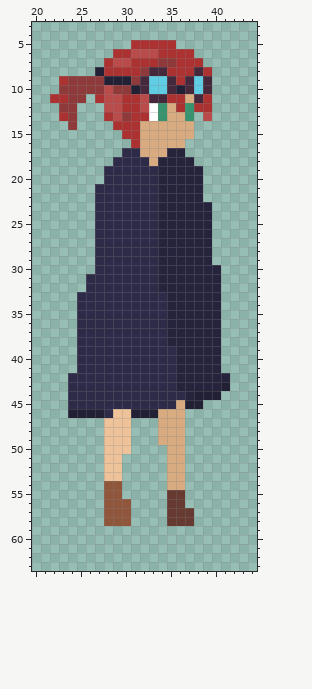
Two versions of one pixel-art file, Assets/Visuals/Hero/Hero.aseprite. This is how it looked before the edit.
64x64 pixels, 1 frame. Shown: x 20..44, y 3..63.
And afterwards:
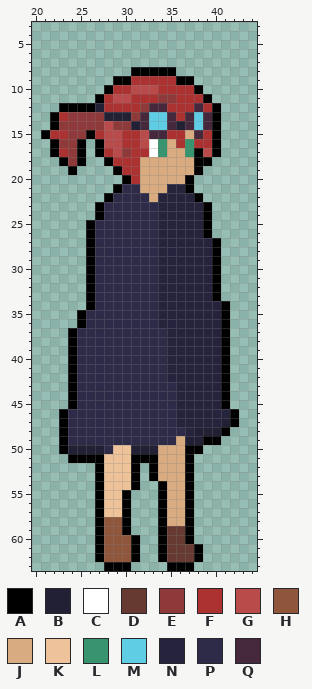
Palette (. is transparent): A #000000  B #222034  C #ffffff  D #663931  E #8f3a3a  F #ac3232  G #ba4b4b  H #8f563b  J #d8ab81  K #eec39a  L #37946e  M #5fcde4  N #26233d  P #2e2b49  Q #45283c
Changes in this commit:
layer "Сплющений" added
layer "Head" removed
layer "Cape" removed
layer "LegL" removed
layer "LegR" removed
y 5: x 31..35 FFFFF -> .....
y 6: x 29..37 FFGGGFFFF -> .........
y 7: x 28..38 FGGFFFEEFFF -> ...........
y 8: x 27..39 BFFFFEQQFFFQF -> ....AAAAA....
y 9: x 23..39 FEEEEBBBEQMMQFQMQ -> ......AAFFFFFAA..
y 10: x 23..39 EEEEEGEEBQMMQBQMQ -> .....AFFGGGFFFFA.
y 11: x 22..25 FFEE -> ....; x 27..28 FG -> AF; x 30 F -> G; x 32..35 GQQF -> FFEE; x 37..39 JQF -> FFA
y 12: x 23..29 EE...GG -> AAAABFF; x 32..35 GCLJ -> EQQF; x 37..38 LF -> FQ; x 40 . -> A
y 13: x 22 . -> A; x 25..40 ...FGEFFCLJJL.G. -> EEEBBBEQMMQFQMQA
y 14: x 22..23 .. -> AE; x 25..40 ....FFFJJJJJJ... -> EEEGEEBQMMQBQMQA
y 15: x 21..29 ......... -> AFFEEAFGG; x 32..36 JJJJJ -> GQQFF; x 38..40 ... -> QFA
y 16: x 22..25 .... -> AEEA; x 27..30 .... -> AGGF; x 32..34 JJJ -> GCL; x 36..40 J.... -> FLFFA
y 17: x 22..25 .... -> AFEA; x 27..40 ...PPJJJNN.... -> AFGEFFCLJJLAGA
y 18: x 23..25 ... -> AEA; x 28..32 .PPPP -> AFFFJ; x 34..39 NNNN.. -> JJJJAA
y 19: x 24 . -> A; x 28..38 PPPPPPNNNNN -> .AFFJJJJJJA
y 20: x 28..38 PPPPPPNNNNN -> ..AFJJJJJA.
y 21: x 27..29 PPP -> ..A; x 32..34 PPN -> JJJ; x 37..38 NN -> A.
y 22: x 27..28 PP -> .A; x 33 P -> J; x 38 N -> A
y 23..24: x 27 P -> A; x 39 N -> A
y 25..26: x 26 . -> A; x 39 N -> A
y 27..29: x 26 . -> A; x 40 . -> A
y 30: x 26 . -> A; x 40 N -> A
y 31..32: x 26 P -> A; x 40 N -> A
y 33: x 25..26 PP -> .A; x 34 P -> N; x 40 N -> A
y 34: x 25..26 PP -> .A; x 34 P -> N; x 41 . -> A
y 35..36: x 25 P -> A; x 34 P -> N; x 41 . -> A
y 37..38: x 24 . -> A; x 41 . -> A
y 39..41: x 24 . -> A; x 35 P -> N; x 41 . -> A
y 42: x 24 P -> A; x 35 P -> N; x 41 N -> A
y 43: x 24 P -> A; x 41 B -> A
y 44: x 24 P -> A; x 36 P -> N; x 38..41 BBB. -> NNNA
y 45: x 24 P -> A; x 36..41 JBB... -> NNNNNA
y 46: x 23..27 .BBBB -> APPPP; x 29..42 KKBBBJJJ...... -> PPPPPPPNNNNNNA
y 47: x 23..42 .....KKK...JJJ...... -> APPPPPPPPPPPPNNNNNBA
y 48: x 23..41 .....KKK...JJJ..... -> APPPPPPPPPPPPPNBBBA
y 49: x 23..35 .....KKK...JJ -> APPPPPPPPPPPP; x 37..40 .... -> BBAA
y 50: x 23..28 .....K -> ABBBBP; x 31..34 .... -> BBBJ; x 37..38 .. -> AA
y 51: x 24..27 .... -> AAAA; x 30..34 ..... -> KAAAJ; x 37 . -> A
y 52..53: x 27 . -> A; x 30..31 .. -> KA; x 33..34 .. -> AJ; x 37 . -> A
y 54: x 27..31 .HH.. -> AKKKA; x 34 . -> A; x 37 . -> A
y 55: x 27..30 .HH. -> AKKA; x 34..37 .DD. -> AJJA
y 56: x 27..30 .HHH -> AKKA; x 34..37 .DD. -> AJJA
y 57: x 27..30 .HHH -> AKKA; x 34..37 .DDD -> AJJA
y 58: x 27 . -> A; x 30 H -> A; x 34..37 .DDD -> AJJA
y 59: x 27..30 .... -> AHHA; x 34..37 .... -> ADDA
y 60: x 27..31 ..... -> AHHHA; x 34..37 .... -> ADDA
y 61..62: x 27..31 ..... -> AHHHA; x 34..38 ..... -> ADDDA
y 63: x 28..30 ... -> AAA; x 35..37 ... -> AAA
Boxes around the changes in both pictures, in picture pixels (x1, y1, x2, y2):
changed: (41, 40, 239, 571)
